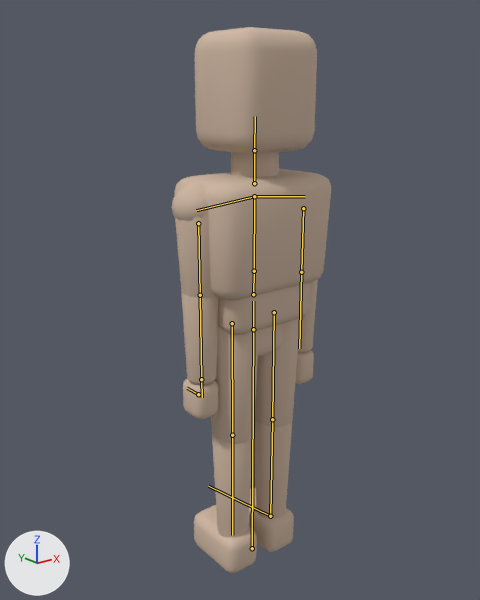
The glTF model client/public/models/Player_Base.glb as it was, and as the next commit left it.
Rendered twice from a 50 mm camera at (-1.333, -1.594, 1.611) aimed at (0.025, 0.104, 0.932). Lighting does not change. The marker at lower left points along +X, +Y and +Z. The older version comes first. The bones that change, and the others that lie on the model, are drawn over the model as lines.

In view in the first picture: 'Body'.
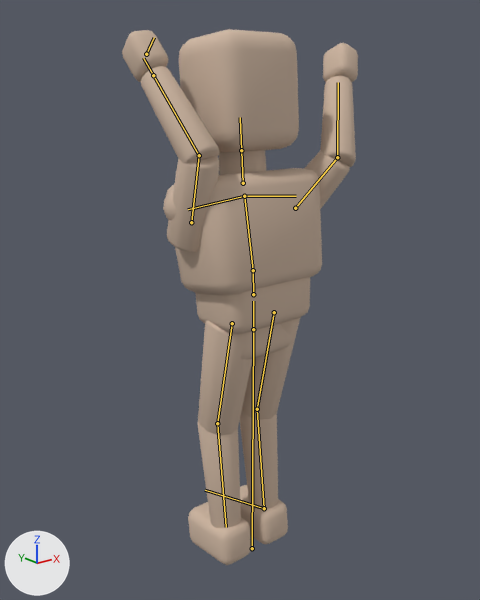
The newer file adds an action. The first version stands in its rest pose; the second is drawn at frame 8 of the action 'Mine'.

What the commit changed:
Bone 'Abdomen' (bone_abdomen) turns from (0, 0, 0) to (-3, 0, 0) degrees about its own x, y and z.
Bone 'Torso' (bone_torso) turns from (0, 0, 0) to (-7, 0, 0) degrees about its own x, y and z.
Bone 'Neck' (bone_neck) turns from (0, 0, 0) to (6, 0, 0) degrees about its own x, y and z.
Bone 'UpperArmL' (bone_upperarml) turns from (0, 0, 0) to (-138, 0, 24) degrees about its own x, y and z.
Bone 'LowerArmL' (bone_lowerarml) turns from (0, 0, 0) to (-57, 0, 0) degrees about its own x, y and z.
Bone 'UpperArmR' (bone_upperarmr) turns from (0, 0, 0) to (-149, 0, -7) degrees about its own x, y and z.
Bone 'LowerArmR' (bone_lowerarmr) turns from (0, 0, 0) to (-60, 0, 0) degrees about its own x, y and z.
Bone 'UpperLegL' (bone_upperlegl) turns from (0, 0, 0) to (12, 0, 0) degrees about its own x, y and z.
Bone 'LowerLegL' (bone_lowerlegl) turns from (0, 0, 0) to (-18, 0, 0) degrees about its own x, y and z.
Bone 'UpperLegR' (bone_upperlegr) turns from (0, 0, 0) to (12, 0, 0) degrees about its own x, y and z.
Bone 'LowerLegR' (bone_lowerlegr) turns from (0, 0, 0) to (-18, 0, 0) degrees about its own x, y and z.

Pixel boxes [x1, y1, x2, y2] of what changed, in the pictures (480 x 600 px):
'Body', posed (48% wider)
    before: [172, 27, 331, 573]
    after: [122, 29, 358, 565]
bone 'Abdomen', root to tip
    before: (253, 294) to (254, 271)
    after: (253, 294) to (253, 270)
bone 'Torso', root to tip
    before: (254, 271) to (254, 196)
    after: (253, 270) to (244, 196)
bone 'Neck', root to tip
    before: (254, 183) to (254, 150)
    after: (243, 183) to (241, 150)
bone 'UpperArmL', root to tip
    before: (303, 208) to (301, 272)
    after: (295, 208) to (337, 157)
bone 'LowerArmL', root to tip
    before: (301, 272) to (299, 348)
    after: (337, 157) to (338, 82)
bone 'UpperArmR', root to tip
    before: (198, 223) to (200, 295)
    after: (191, 222) to (199, 155)
bone 'LowerArmR', root to tip
    before: (200, 295) to (201, 379)
    after: (199, 155) to (153, 75)
bone 'UpperLegL', root to tip
    before: (274, 312) to (272, 419)
    after: (274, 312) to (257, 409)
bone 'LowerLegL', root to tip
    before: (272, 419) to (270, 516)
    after: (257, 409) to (264, 508)
bone 'UpperLegR', root to tip
    before: (232, 323) to (232, 435)
    after: (232, 323) to (217, 423)
bone 'LowerLegR', root to tip
    before: (232, 435) to (232, 535)
    after: (217, 423) to (226, 527)
